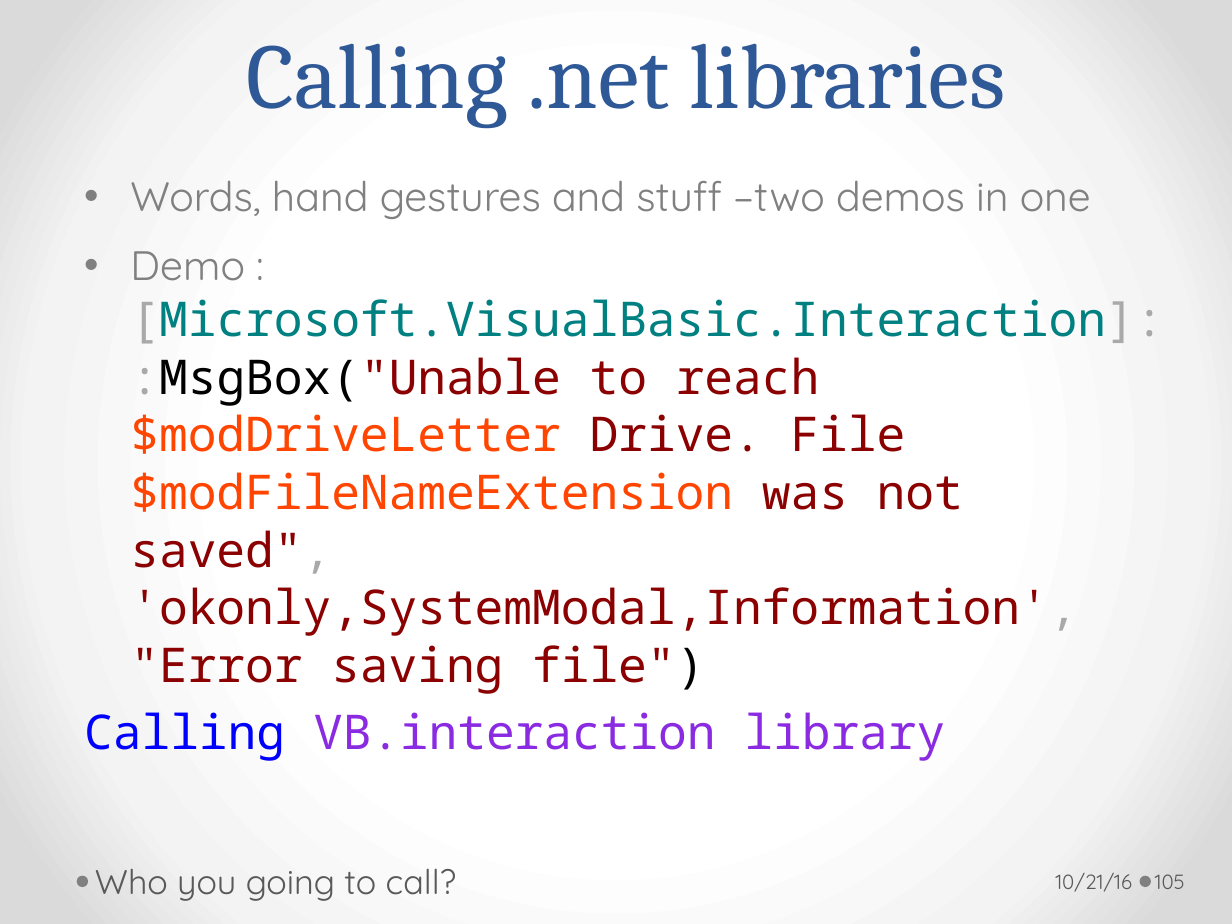
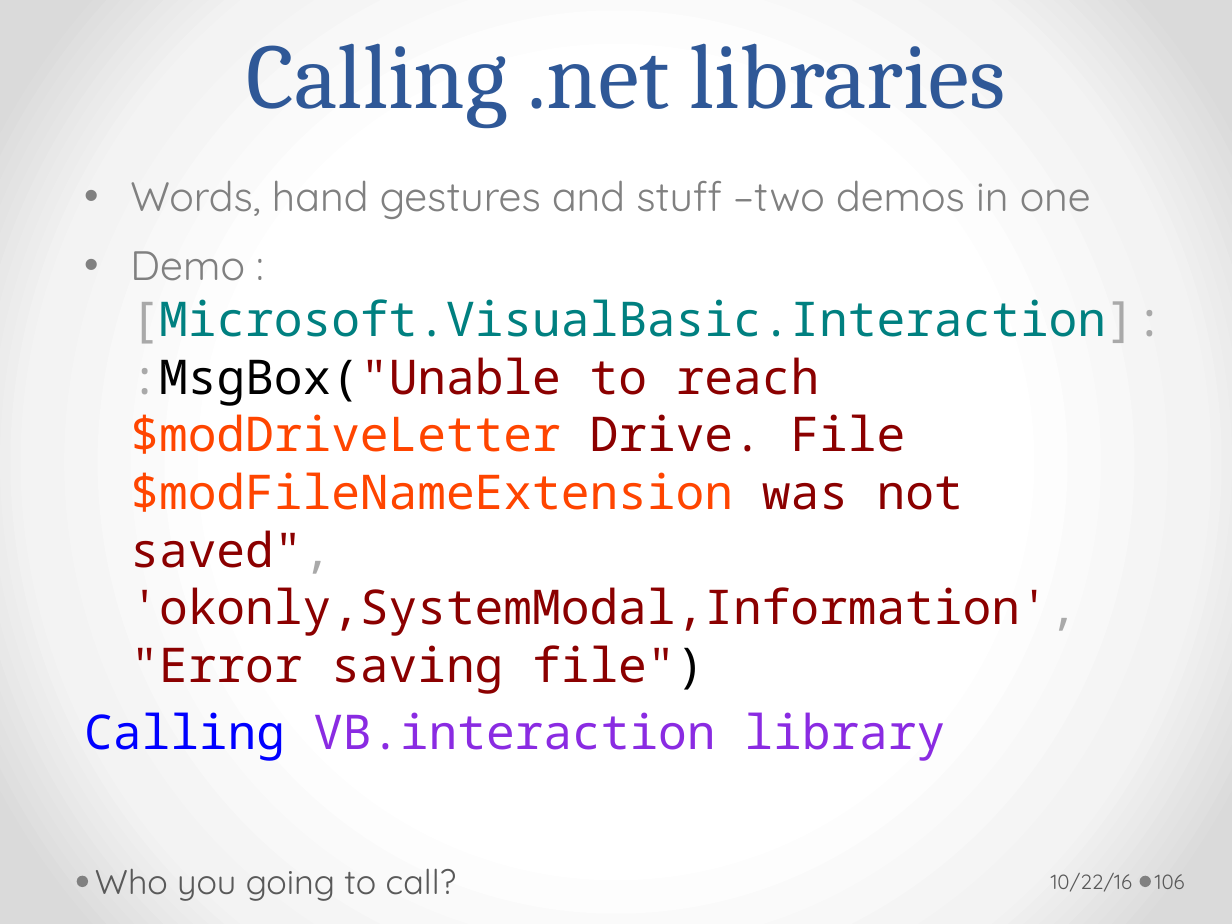
Before and after one commit to git-oaktree/bsidesdc, a slide deck: slide 106 of PowerShell_DC_V1.pptx (slide 105 before the commit). Drawn at 1232x924 pixels with LibreOffice and Linux fonts; fonts in the diff are those of the drawing. Boxes give left, top, right and bottom in pixels: in the first picture for what was removed or moved away, otherwise in the second. Text is boxed around its words. In the diff, an @@ line names an element or a change of style, - is before the commit and + after.

```diff
--- a/PowerShell_DC_V1.pptx
+++ b/PowerShell_DC_V1.pptx
@@ text at [1051, 873, 1133, 892]: text changed @@
-10/21/16
+10/22/16
@@ page number at [1155, 874, 1185, 889]: text changed @@
-105
+106
```
Also in this commit, not shown: 109 other slides changed, 1 slide added.
